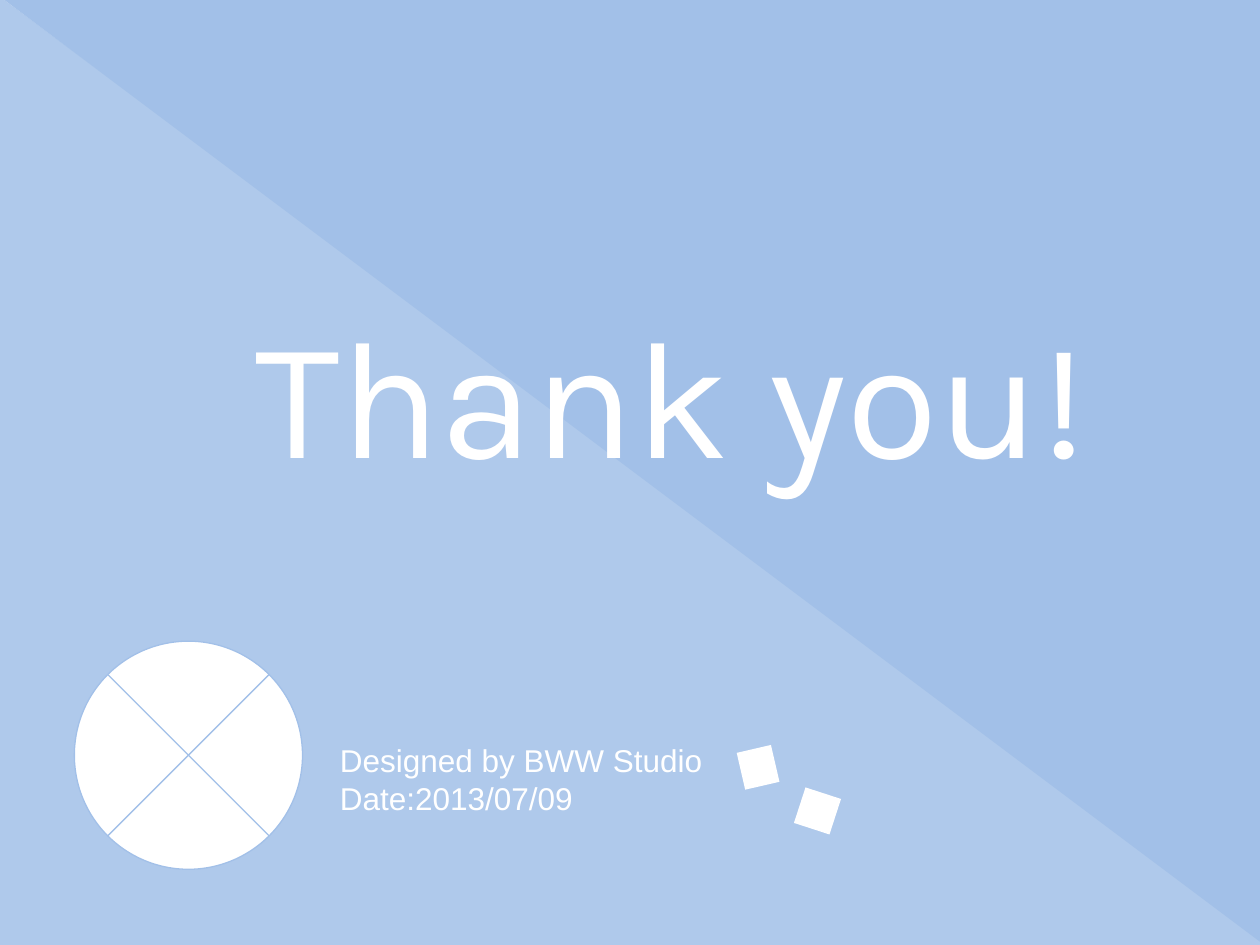
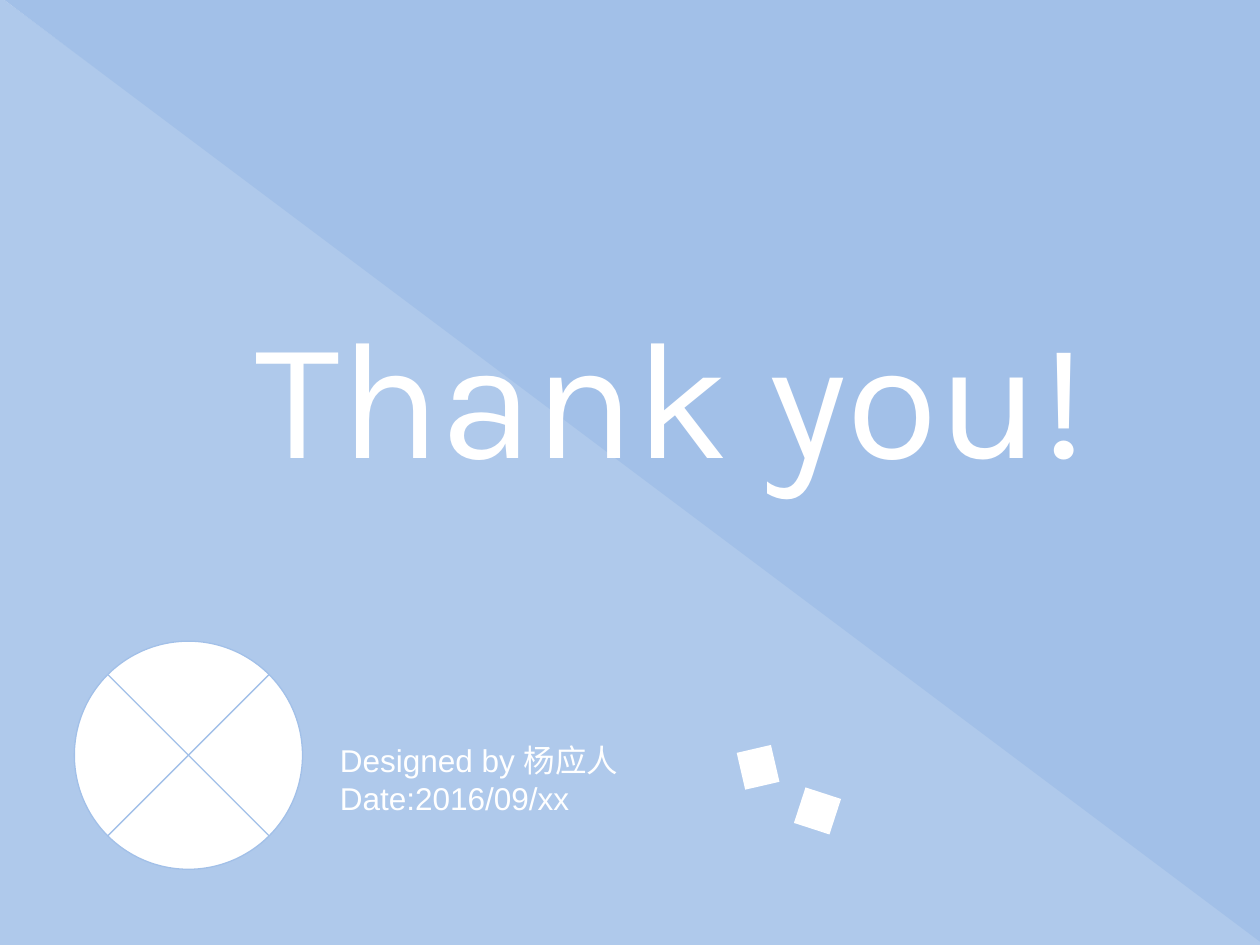
Before and after one commit to eesast/lectures, a slide deck: slide 39 of drafts/latex/常用宏包及其他高阶内容.pptx (slide 36 before the commit). Drawn at 1260x945 pixels with LibreOffice and Linux fonts; fonts in the diff are those of the drawing. Boxes give left, top, right and bottom in pixels: in the first picture for what was removed or moved away, otherwise in the second. Text is boxed around its words. In the diff, an @@ line names an element or a change of style, - is before the commit and + after.

```diff
--- a/drafts/latex/常用宏包及其他高阶内容.pptx
+++ b/drafts/latex/常用宏包及其他高阶内容.pptx
@@ text at [340,745,618,810]: text changed @@
-Designed by BWW Studio
-Date:2013/07/09
+Designed by 杨应人
+Date:2016/09/xx
```
Also in this commit, not shown: 7 other slides changed, 3 slides added, 1 other file.
